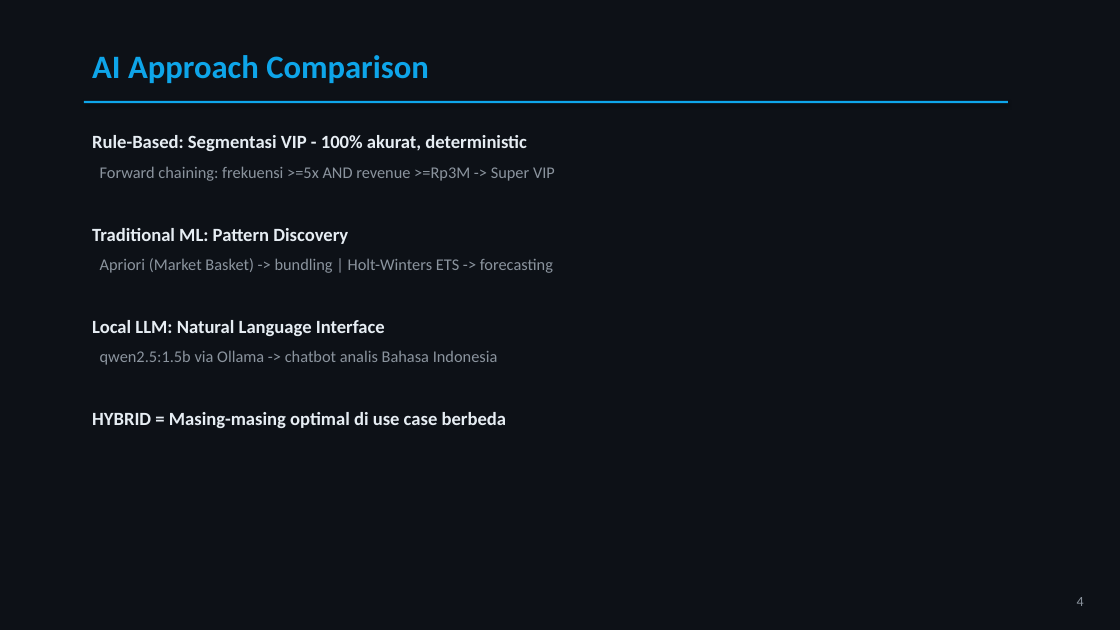
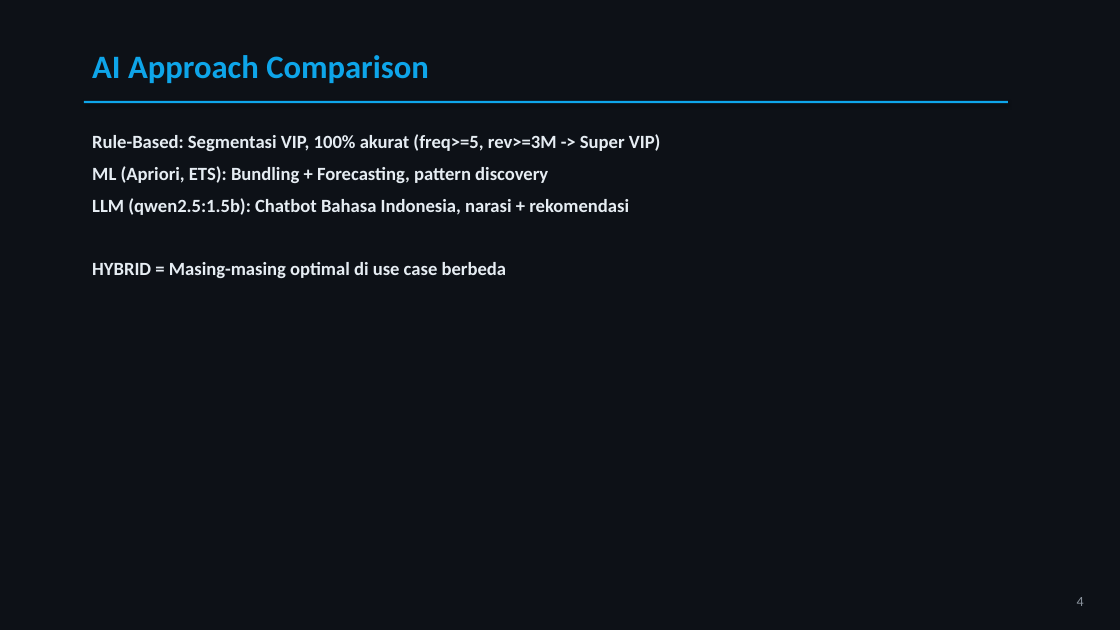
Before and after one commit to bakadenir/databuddy, a slide deck: slide 4 of Presentasi_UAS_AI04_DataBuddy.pptx. Drawn at 1120x630 pixels with LibreOffice and Linux fonts; fonts in the diff are those of the drawing. Boxes give left, top, right and bottom in pixels: in the first picture for what was removed or moved away, otherwise in the second. Text is boxed around its words. In the diff, an @@ line names an element or a change of style, - is before the commit and + after.

```diff
--- a/Presentasi_UAS_AI04_DataBuddy.pptx
+++ b/Presentasi_UAS_AI04_DataBuddy.pptx
@@ text at [92, 134, 661, 215]: text changed; size 14 to 16 pt; text colour #8B949E to #E6EDF3; bold on @@
-Rule-Based: Segmentasi VIP - 100% akurat, deterministic
-Forward chaining: frekuensi >=5x AND revenue >=Rp3M -> Super VIP
-Traditional ML: Pattern Discovery
-Apriori (Market Basket) -> bundling | Holt-Winters ETS -> forecasting
-Local LLM: Natural Language Interface
-qwen2.5:1.5b via Ollama -> chatbot analis Bahasa Indonesia
+Rule-Based: Segmentasi VIP, 100% akurat (freq>=5, rev>=3M -> Super VIP)
+ML (Apriori, ETS): Bundling + Forecasting, pattern discovery
+LLM (qwen2.5:1.5b): Chatbot Bahasa Indonesia, narasi + rekomendasi
```
Also in this commit, not shown: 11 other slides changed, 1 slide removed, 2 other files.
